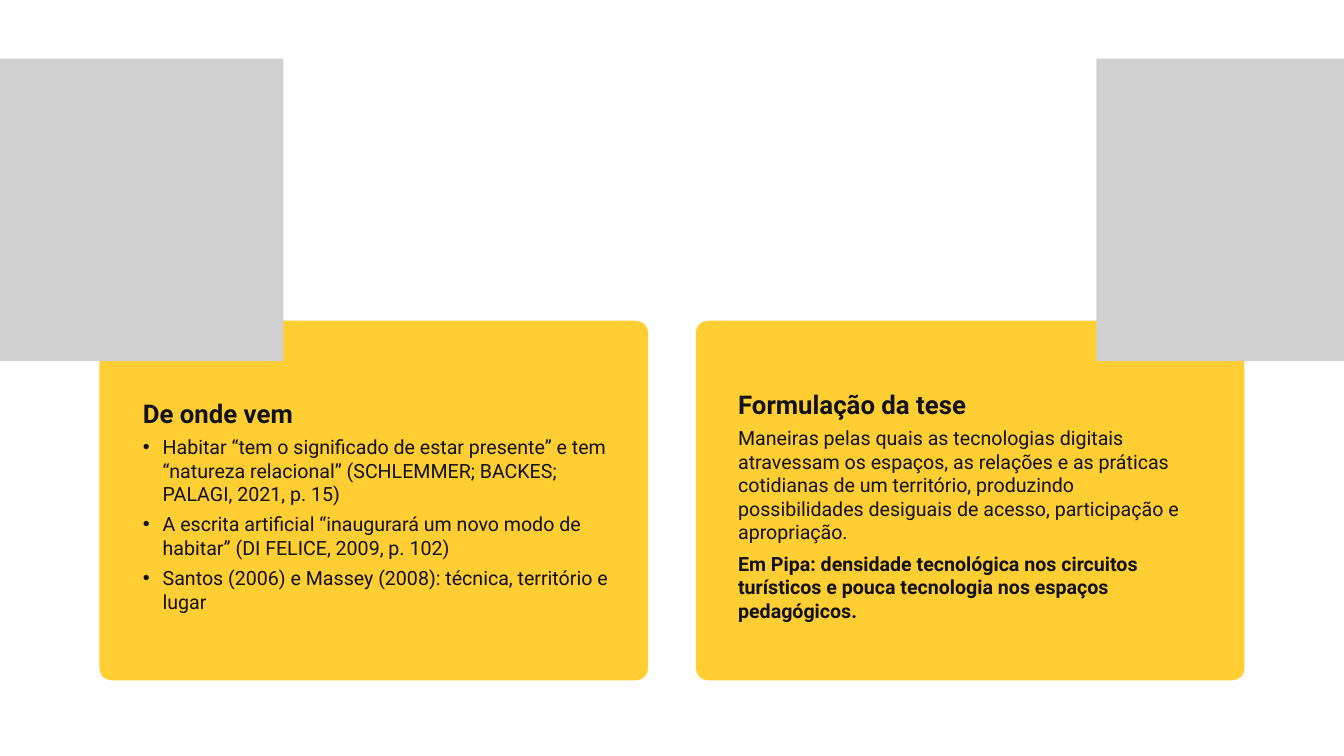
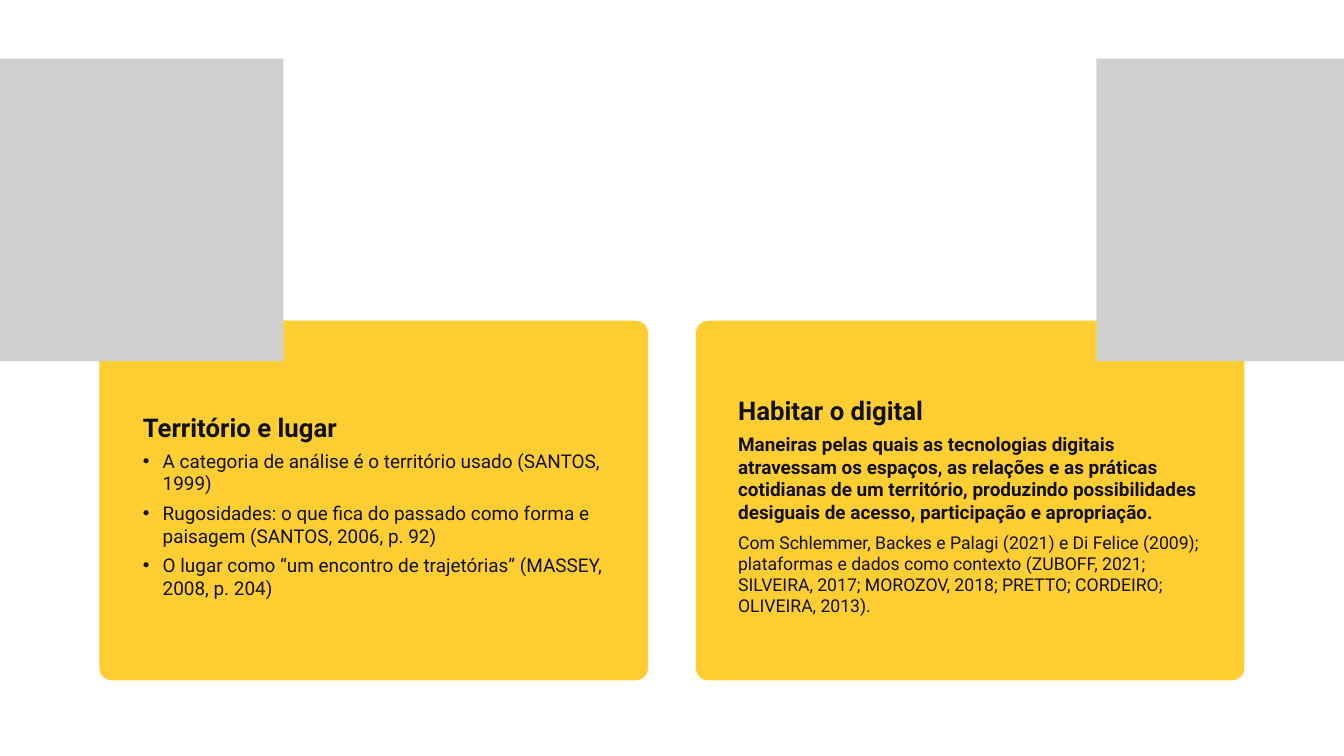
Before and after one commit to yzynya-beep/Tese, a slide deck: slide 15 of apresentacao_qualificacao/Qualificacao_PNED_Pipa.pptx (slide 16 before the commit). Drawn at 1344x756 pixels with LibreOffice and Linux fonts; fonts in the diff are those of the drawing; grey boxes stand for pictures; background and template pictures are left out. Boxes give left, top, right and bottom in pixels: in the first picture for what was removed or moved away, otherwise in the second. Text is boxed around its words. In the diff, an @@ line names an element or a change of style, - is before the commit and + after.

```diff
--- a/apresentacao_qualificacao/Qualificacao_PNED_Pipa.pptx
+++ b/apresentacao_qualificacao/Qualificacao_PNED_Pipa.pptx
@@ text at (143,417,602,599): text changed; size 21 to 20.3 pt @@
-De onde vem
-• Habitar “tem o significado de estar presente” e tem “natureza relacional” (SCHLEMMER; BACKES; PALAGI, 2021, p. 15)
-• A escrita artificial “inaugurará um novo modo de habitar” (DI FELICE, 2009, p. 102)
-• Santos (2006) e Massey (2008): técnica, território e lugar
+Território e lugar
+• A categoria de análise é o território usado (SANTOS, 1999)
+• Rugosidades: o que fica do passado como forma e paisagem (SANTOS, 2006, p. 92)
+• O lugar como “um encontro de trajetórias” (MASSEY, 2008, p. 204)
@@ text at (738,400,923,426): text changed @@
-Formulação da tese
+Habitar o digital
@@ text at (738,436,1196,524): size 21 to 20.3 pt, bold on in "Maneiras pelas quais as tecnologias digitais atravessam ..." @@
@@ text at (738,535,1198,616): text changed; size 21 to 18.9 pt; bold off @@
-Em Pipa: densidade tecnológica nos circuitos turísticos e pouca tecnologia nos espaços pedagógicos.
+Com Schlemmer, Backes e Palagi (2021) e Di Felice (2009); plataformas e dados como contexto (ZUBOFF, 2021; SILVEIRA, 2017; MOROZOV, 2018; PRETTO; CORDEIRO; OLIVEIRA, 2013).
```
Also in this commit, not shown: 11 other slides changed, 6 slides added, 11 slides removed, 3 other files.
